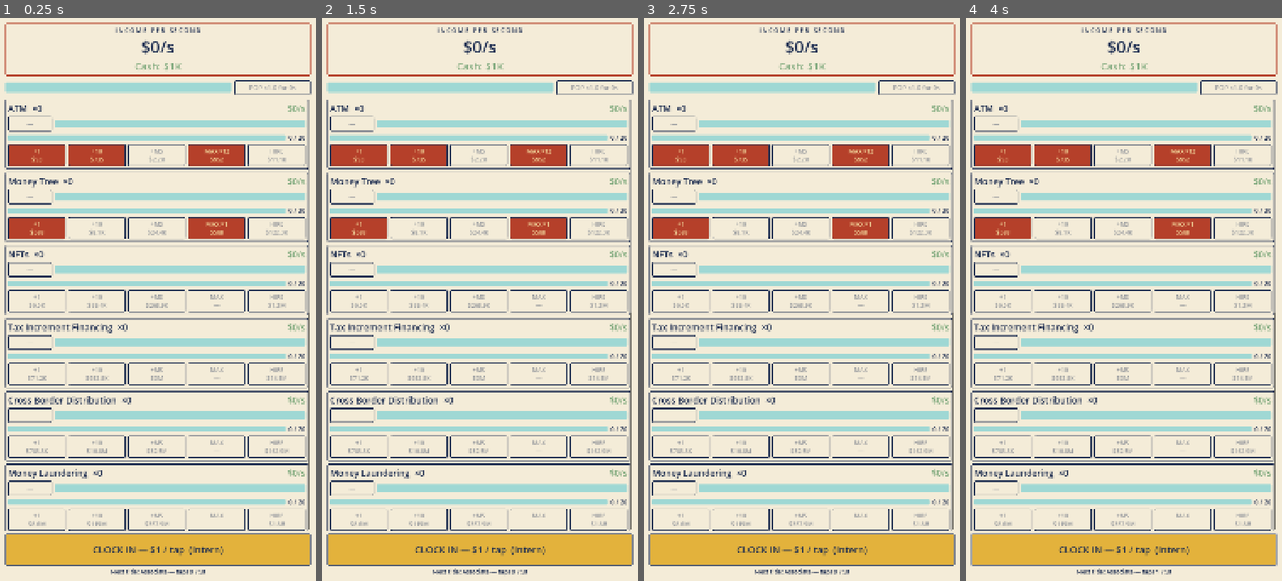
Above: before the commit, frames 1-4 (left to right).
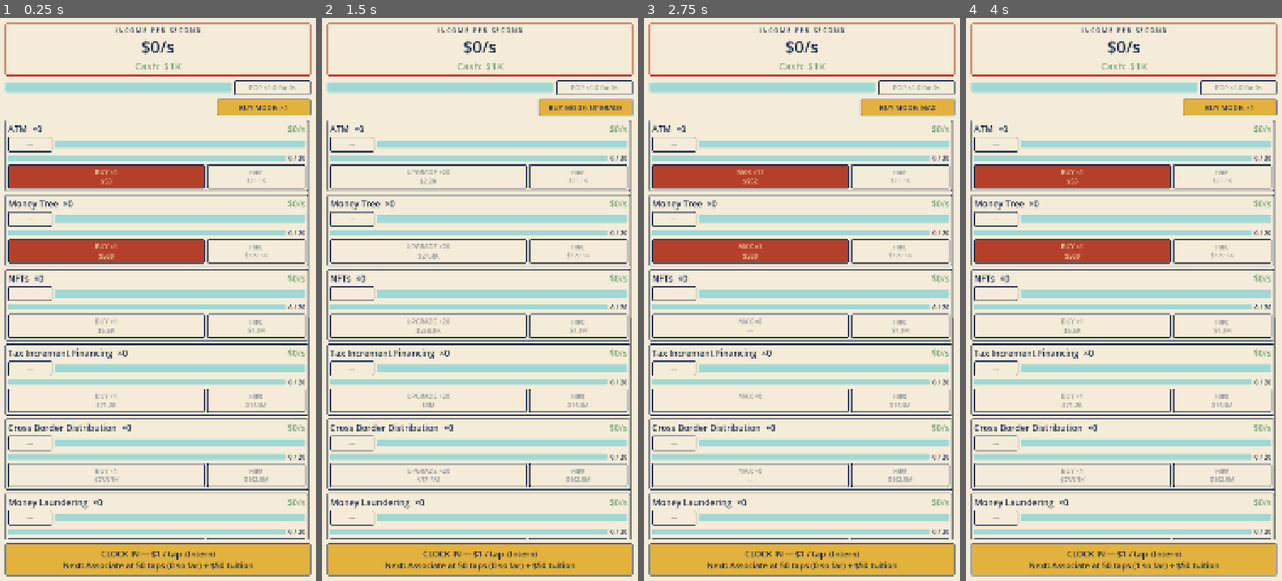
Above: after the commit, the same moments.

Repository: TimGoergen/american-tycoon
Game: Godot game, scene res://Main.tscn
Two runs of this game, one before a commit and one after it. Both use one fixed random seed, a clock stepped at 60 frames per second and the inputs below.
Inputs (mouse positions are in pixels of both pictures, inside the frame that each line leads up to):
- Up to frame 1 (0.25 s): no input
- Up to frame 2 (1.5 s): click (584, 108) at 0.5 s, where only the run after the commit has a clickable "BUY MODE: ×1"; click (584, 108) at 1.25 s, where only the run after the commit has a clickable "BUY MODE: ×10"
- Up to frame 3 (2.75 s): click (906, 108) at 2 s, where only the run after the commit has a clickable "BUY MODE: UPGRADE"
- Up to frame 4 (4 s): click (1228, 108) at 2.75 s, where only the run after the commit has a clickable "BUY MODE: MAX"; click (1124, 558) at 3.5 s, where only the run after the commit has a clickable "CLOCK IN — $1 / tap (Intern) …"

The runs differ from the first frame. In frame 1, 46% of the frame differs, in the area x 1-99%, y 14-100%; in frame 2, 42%; in frame 3, 46%; in frame 4, 46%.

Commit message:
Replace per-row buy buttons with global buy-mode toggle; promotion context on wage button
- One toggle button above the ladder cycles x1 / x10 / UPGRADE / MAX;
  every row's single buy button follows it with live count + exact cost
- UPGRADE mode buys to the next milestone (the old +MS button)
- Wage button second line now carries promotion context: next title,
  tap threshold vs current lifetime taps, and tuition; switches to
  'Promotion earned' when the threshold is met (claim button appears)

Co-Authored-By: Claude Fable 5 <noreply@anthropic.com>

Diff:
--- a/game/scripts/Main.gd
+++ b/game/scripts/Main.gd
@@ -19,6 +19,11 @@
 var _frenzy_bar: FrenzyBar
 var _wage_panel: WagePanel
 var _welcome_overlay: WelcomeBackOverlay
+var _buy_mode_button: Button
+var _rows: Array = []
+
+## Global buy mode — one toggle drives every row's buy button.
+var _buy_mode: PropertyRow.BuyMode = PropertyRow.BuyMode.ONE
 
 ## Wall-clock seconds since the loaded save was written (0 on a fresh run).
 var _elapsed_since_save := 0.0
@@ -112,6 +117,23 @@
 	_frenzy_bar.pop_requested.connect(_on_pop_requested)
 	column.add_child(_frenzy_bar)
 
+	# Global buy-mode toggle: one button cycles ×1 → ×10 → UPGRADE → MAX
+	# and every row's buy button follows it (GDD §3.1 bulk-buy requirement).
+	var toggle_line := HBoxContainer.new()
+	column.add_child(toggle_line)
+
+	var toggle_spacer := Control.new()
+	toggle_spacer.size_flags_horizontal = Control.SIZE_EXPAND_FILL
+	toggle_line.add_child(toggle_spacer)
+
+	_buy_mode_button = Button.new()
+	_buy_mode_button.custom_minimum_size = Vector2(320, 56)
+	_buy_mode_button.add_theme_font_size_override("font_size", 24)
+	UiPalette.style_button(_buy_mode_button, false)
+	_buy_mode_button.text = "BUY MODE: " + _buy_mode_caption(_buy_mode)
+	_buy_mode_button.pressed.connect(_on_buy_mode_toggled)
+	toggle_line.add_child(_buy_mode_button)
+
 	# The property ladder: 12 rows in a vertical scroll (GDD §2: a vertical
 	# ladder scrolled upward as you ascend).
 	var scroll := ScrollContainer.new()
@@ -131,6 +153,7 @@
 		row.tap_requested.connect(_on_tap_requested)
 		row.hire_requested.connect(_on_hire_requested)
 		ladder.add_child(row)
+		_rows.append(row)
 
 	_wage_panel = WagePanel.new()
 	_wage_panel.setup(game.wage, game.economy)
@@ -187,3 +210,23 @@
 
 func _on_pop_requested() -> void:
 	game.pop_frenzy()
+
+
+func _on_buy_mode_toggled() -> void:
+	_buy_mode = ((_buy_mode + 1) % PropertyRow.BuyMode.size()) as PropertyRow.BuyMode
+	_buy_mode_button.text = "BUY MODE: " + _buy_mode_caption(_buy_mode)
+	for row in _rows:
+		(row as PropertyRow).set_buy_mode(_buy_mode)
+
+
+func _buy_mode_caption(mode: PropertyRow.BuyMode) -> String:
+	match mode:
+		PropertyRow.BuyMode.ONE:
+			return "×1"
+		PropertyRow.BuyMode.TEN:
+			return "×10"
+		PropertyRow.BuyMode.TO_MILESTONE:
+			return "UPGRADE"
+		PropertyRow.BuyMode.MAX:
+			return "MAX"
+	return "×1"
--- a/game/scripts/ui/PropertyRow.gd
+++ b/game/scripts/ui/PropertyRow.gd
@@ -5,6 +5,9 @@
 # owned count, live cycle progress, milestone slider, and the buy/hire
 # buttons. Pure view: it reads game state every frame and emits a signal
 # for every action — all mutations happen in Main → GameState.
+#
+# Each row has a single buy button; what it buys is set by the global
+# buy-mode toggle on the Main screen (×1 / ×10 / UPGRADE / MAX).
 
 enum BuyMode { ONE, TEN, TO_MILESTONE, MAX }
 
@@ -16,6 +19,7 @@
 
 var _prop: PropertyState
 var _economy: EconomyState
+var _buy_mode: BuyMode = BuyMode.ONE
 
 var _name_label: Label
 var _income_label: Label
@@ -23,10 +27,7 @@
 var _cycle_bar: ProgressBar
 var _milestone_bar: ProgressBar
 var _milestone_label: Label
-var _buy_one_button: Button
-var _buy_ten_button: Button
-var _buy_milestone_button: Button
-var _buy_max_button: Button
+var _buy_button: Button
 var _hire_button: Button
 
 
@@ -101,15 +102,19 @@
 	_milestone_label.add_theme_font_size_override("font_size", 22)
 	milestone_line.add_child(_milestone_label)
 
-	# Buy / hire buttons (bulk-buy is mandatory — GDD §3.1).
+	# Buy / hire buttons (bulk-buy is mandatory — GDD §3.1). The buy button's
+	# count follows the global buy-mode toggle.
 	var button_line := HBoxContainer.new()
 	button_line.add_theme_constant_override("separation", 8)
 	column.add_child(button_line)
 
-	_buy_one_button = _make_buy_button(button_line, BuyMode.ONE)
-	_buy_ten_button = _make_buy_button(button_line, BuyMode.TEN)
-	_buy_milestone_button = _make_buy_button(button_line, BuyMode.TO_MILESTONE)
-	_buy_max_button = _make_buy_button(button_line, BuyMode.MAX)
+	_buy_button = Button.new()
+	_buy_button.size_flags_horizontal = Control.SIZE_EXPAND_FILL
+	_buy_button.size_flags_stretch_ratio = 2.0  # buy gets twice the hire button's width
+	_buy_button.add_theme_font_size_override("font_size", 22)
+	UiPalette.style_button(_buy_button, true)  # red: buying is a spend action (§8)
+	_buy_button.pressed.connect(func() -> void: buy_requested.emit(prop_index, _buy_mode))
+	button_line.add_child(_buy_button)
 
 	_hire_button = Button.new()
 	_hire_button.size_flags_horizontal = Control.SIZE_EXPAND_FILL
@@ -119,14 +124,9 @@
 	button_line.add_child(_hire_button)
 
 
-func _make_buy_button(parent: Container, mode: BuyMode) -> Button:
-	var button := Button.new()
-	button.size_flags_horizontal = Control.SIZE_EXPAND_FILL
-	button.add_theme_font_size_override("font_size", 20)
-	UiPalette.style_button(button, true)  # red: buying is a spend action (§8)
-	button.pressed.connect(func() -> void: buy_requested.emit(prop_index, mode))
-	parent.add_child(button)
-	return button
+## Called by Main when the player cycles the global buy-mode toggle.
+func set_buy_mode(mode: BuyMode) -> void:
+	_buy_mode = mode
 
 
 func _process(_delta: float) -> void:
@@ -159,21 +159,9 @@
 	_milestone_bar.value = _prop.units_owned
 	_milestone_label.text = "%d / %d" % [_prop.units_owned, next_milestone]
 
+	_refresh_buy_button(next_milestone)
+
 	var cash := _economy.cash
-	_refresh_buy_button(_buy_one_button, "+1", 1, cash)
-	_refresh_buy_button(_buy_ten_button, "+10", 10, cash)
-	_refresh_buy_button(_buy_milestone_button, "+MS", next_milestone - _prop.units_owned, cash)
-
-	var max_count := _prop.get_max_affordable(cash)
-	if max_count > 0:
-		_buy_max_button.text = "MAX ×%d\n%s" % [
-			max_count, Money.of(_prop.get_bulk_cost(max_count)).display()
-		]
-		_buy_max_button.disabled = false
-	else:
-		_buy_max_button.text = "MAX\n—"
-		_buy_max_button.disabled = true
-
 	if _prop.is_staffed:
 		_hire_button.text = "STAFFED"
 		_hire_button.disabled = true
@@ -183,11 +171,30 @@
 		_hire_button.disabled = cash < staff_cost
 
 
-func _refresh_buy_button(button: Button, caption: String, count: int, cash: float) -> void:
+## Update the buy button's caption, cost, and enabled state for the
+## current global buy mode.
+func _refresh_buy_button(next_milestone: int) -> void:
+	var count := 0
+	var caption := ""
+	match _buy_mode:
+		BuyMode.ONE:
+			count = 1
+			caption = "BUY ×1"
+		BuyMode.TEN:
+			count = 10
+			caption = "BUY ×10"
+		BuyMode.TO_MILESTONE:
+			count = next_milestone - _prop.units_owned
+			caption = "UPGRADE +%d" % count
+		BuyMode.MAX:
+			count = _prop.get_max_affordable(_economy.cash)
+			caption = "MAX ×%d" % count
+
 	if count <= 0:
-		button.text = "%s\n—" % caption
-		button.disabled = true
+		_buy_button.text = "%s\n—" % caption
+		_buy_button.disabled = true
 		return
+
 	var cost := _prop.get_bulk_cost(count)
-	button.text = "%s\n%s" % [caption, Money.of(cost).display()]
-	button.disabled = cash < cost
+	_buy_button.text = "%s\n%s" % [caption, Money.of(cost).display()]
+	_buy_button.disabled = _economy.cash < cost
--- a/game/scripts/ui/WagePanel.gd
+++ b/game/scripts/ui/WagePanel.gd
@@ -2,8 +2,10 @@
 extends VBoxContainer
 
 # The wage button (Layer 1, GDD §5) — the only honest money in the game,
-# and it is never removed from the screen. Shows the current title and
-# per-tap wage; surfaces the promotion claim when its tap threshold is met.
+# and it is never removed from the screen. The button's second line carries
+# the promotion context: progress toward the next title (Spec §5 — promotion
+# needs the lifetime-tap threshold AND tuition), or the rung you've reached.
+# When the threshold is met, the claim button appears below.
 
 signal wage_tapped
 signal promotion_requested
@@ -13,7 +15,6 @@
 
 var _wage_button: Button
 var _promotion_button: Button
-var _progress_label: Label
 
 
 ## Call before adding to the tree.
@@ -27,7 +28,7 @@
 
 	_wage_button = Button.new()
 	_wage_button.custom_minimum_size = Vector2(0, 110)
-	_wage_button.add_theme_font_size_override("font_size", 32)
+	_wage_button.add_theme_font_size_override("font_size", 28)
 	UiPalette.style_button(_wage_button, false)
 	_wage_button.pressed.connect(func() -> void: wage_tapped.emit())
 	add_child(_wage_button)
@@ -38,35 +39,31 @@
 	_promotion_button.pressed.connect(func() -> void: promotion_requested.emit())
 	add_child(_promotion_button)
 
-	_progress_label = Label.new()
-	_progress_label.horizontal_alignment = HORIZONTAL_ALIGNMENT_CENTER
-	_progress_label.add_theme_color_override("font_color", UiPalette.NAVY)
-	_progress_label.add_theme_font_size_override("font_size", 20)
-	add_child(_progress_label)
-
 
 func _process(_delta: float) -> void:
 	var title := _wage.get_current_title()
-	_wage_button.text = "CLOCK IN — %s / tap  (%s)" % [
+	var clock_in_line := "CLOCK IN — %s / tap  (%s)" % [
 		Money.of(title.wage_per_tap).display(), title.title_name
 	]
 
 	var next := _wage.get_next_title()
 	if next == null:
 		# Top of the placeholder ladder (the full title table arrives in M2).
+		_wage_button.text = clock_in_line + "\nTop of the ladder (for now)"
 		_promotion_button.visible = false
-		_progress_label.text = ""
 		return
 
 	if _wage.is_promotion_unlocked():
+		# Threshold met — the claim is now just a purchase (the credential gag).
+		_wage_button.text = clock_in_line + "\nPromotion earned — claim it below"
 		_promotion_button.visible = true
 		_promotion_button.text = "CLAIM PROMOTION: %s — tuition %s" % [
 			next.title_name, Money.of(next.tuition).display()
 		]
 		_promotion_button.disabled = _economy.cash < next.tuition
-		_progress_label.text = ""
 	else:
+		_wage_button.text = clock_in_line + "\nNext: %s at %d taps (%d so far) + %s tuition" % [
+			next.title_name, next.tap_threshold, _wage.lifetime_taps,
+			Money.of(next.tuition).display()
+		]
 		_promotion_button.visible = false
-		_progress_label.text = "Next title: %s — taps %d / %d" % [
-			next.title_name, _wage.lifetime_taps, next.tap_threshold
-		]
